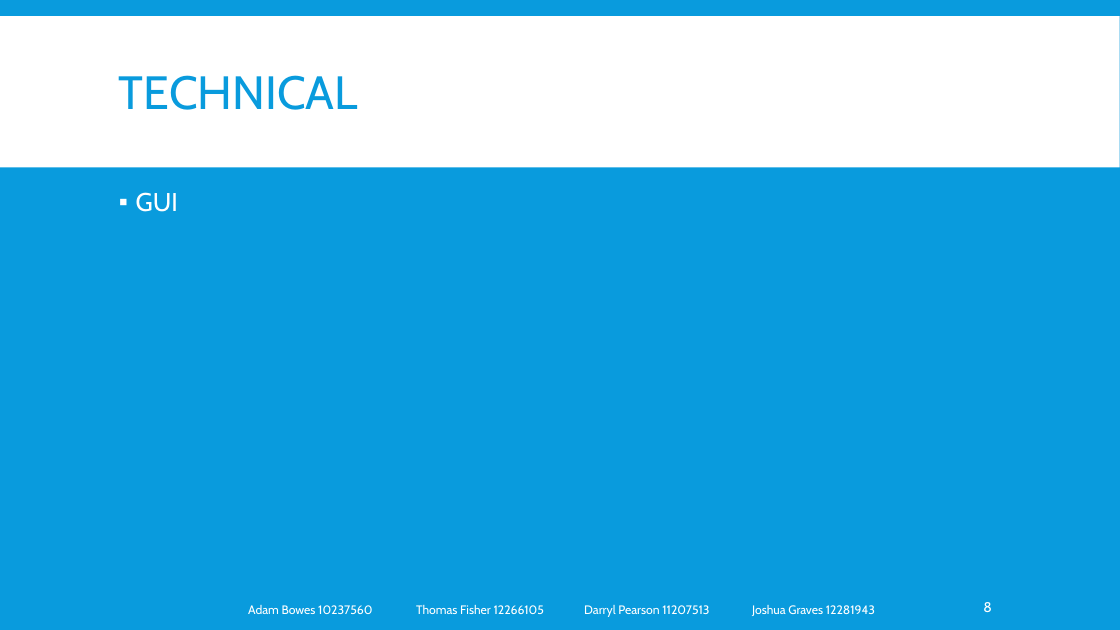
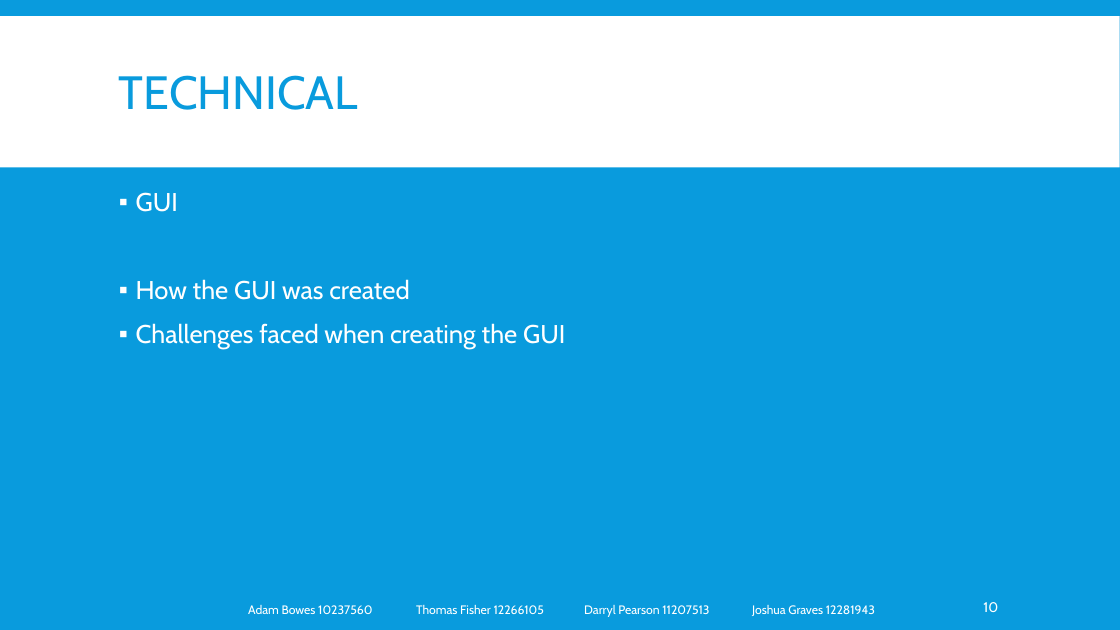
Before and after one commit to lazerduck/GroupProject_Lincoln_2014, a slide deck: slide 10 of Document/Presentation.pptx (slide 8 before the commit). Drawn at 1120x630 pixels with LibreOffice and Linux fonts; fonts in the diff are those of the drawing. Boxes give left, top, right and bottom in pixels: in the first picture for what was removed or moved away, otherwise in the second. Text is boxed around its words. In the diff, an @@ line names an element or a change of style, - is before the commit and + after.

```diff
--- a/Document/Presentation.pptx
+++ b/Document/Presentation.pptx
@@ text at <box>136,279,565,349</box>: paragraphs added @@
+▪ How the GUI was created
+▪ Challenges faced when creating the GUI
@@ page number at <box>983,602,998,612</box>: text changed @@
-8
+10
```
Also in this commit, not shown: 10 other slides changed, 1 slide added.
